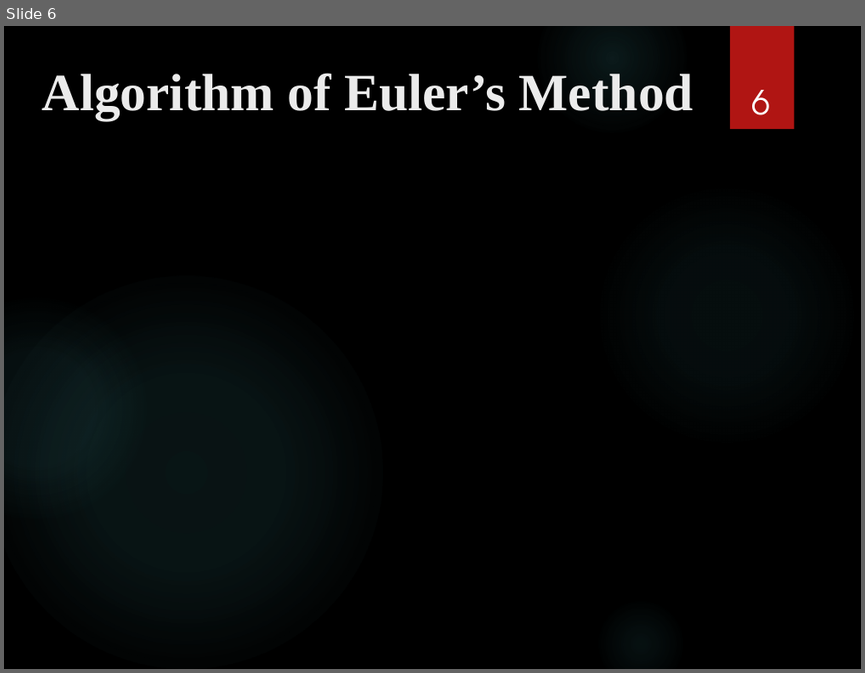
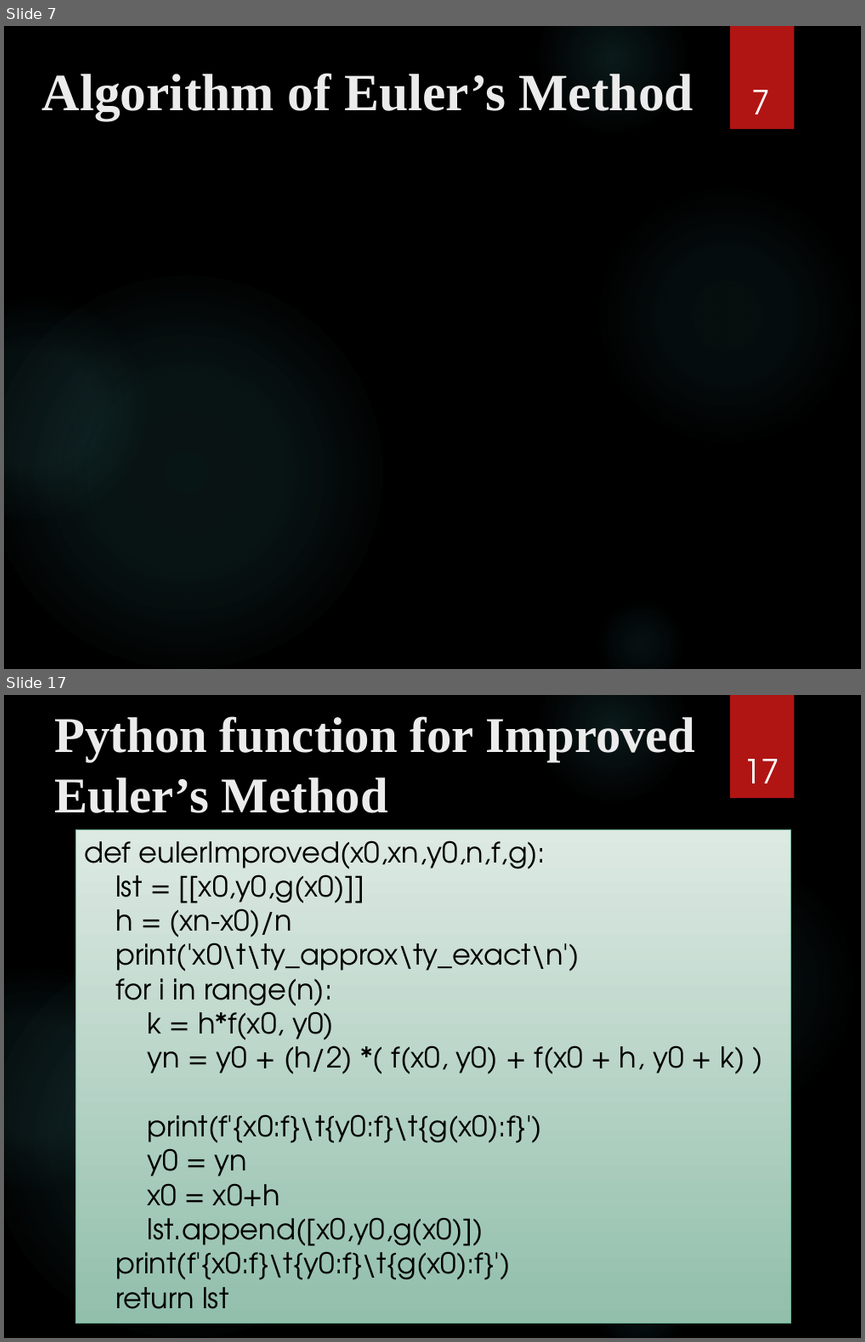
Before and after one commit to deshabhakt/Sem-II, a slide deck: NumericalMethods/Assignment-3/Prensentation.pptx. Shown one above the other, each under a label of ours: slide 6 before the commit, slides 7 and 17 after it; the slides between them are not shown. The pictures are 865x673 and 865x1342 pixels, drawn with LibreOffice and Linux fonts; fonts in the diff are those of the drawing; grey boxes stand for pictures; background and template pictures are left out. Boxes give left, top, right and bottom in pixels: in the first picture for what was removed or moved away, otherwise in the second. Text is boxed around its words. In the diff, an @@ line names an element or a change of style, - is before the commit and + after.

```diff
--- a/NumericalMethods/Assignment-3/Prensentation.pptx
+++ b/NumericalMethods/Assignment-3/Prensentation.pptx
@@ slide 17 added at (4,695,861,1338), background picture (left out); not listed: 6 template elements that a slide beside it also shows @@
@@ title added at (55,716,695,813), 42 pt, text #EBEBEB, bold @@
+Python function for Improved Euler’s Method
@@ page number added at (743,759,779,799), 28 pt, text #FFFFFF @@
+17
@@ rectangle added at (76,829,791,1323), fill gradient #DEEAE4 to #93C0AC, outline #6AAC90 0.75 pt, 24 pt, text #000000 @@
+def eulerImproved(x0,xn,y0,n,f,g):
+lst = [[x0,y0,g(x0)]]
+h = (xn-x0)/n
+print('x0\t\ty_approx\ty_exact\n')
+for i in range(n):
+k = h*f(x0, y0)
+yn = y0 + (h/2) *( f(x0, y0) + f(x0 + h, y0 + k) )
+print(f'{x0:f}\t{y0:f}\t{g(x0):f}')
+y0 = yn
+x0 = x0+h
+lst.append([x0,y0,g(x0)])
+print(f'{x0:f}\t{y0:f}\t{g(x0):f}')
+return lst
@@ what was slide 6 is now slide 7 @@
@@ page number at (752,90,771,130): text changed @@
-6
+7
```
Also in this commit, not shown: 4 slides changed, 17 other slides added, 1 slide removed, 16 other files.
